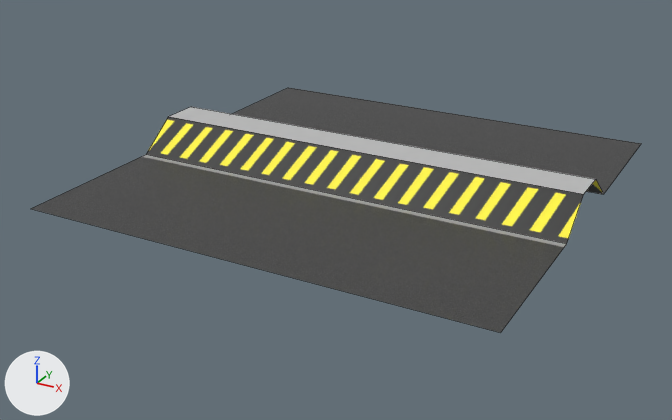
Before and after pictures for a commit that changed the Blender file Assets/BlenderModels/factory/assembly/assembly.blend.
Before and after are seen from a camera (50 mm lens) standing at (13.2, -25.83, 10.37) and looking at (-0.45, -1.02, -2.04). The axes (+X, +Y, +Z) are drawn at lower left. The lights are the same throughout. Mesh edges are drawn as thin lines.

The scene before the commit, as lines of its bpy script (objects in view):
```python
me_plane = bpy.data.meshes.new('Plane')
me_plane.from_pydata(...)  # 12 vertices, 5 faces; spans x -7.5..7.5, y -7.5..7.5, z -1.0..0.0
me_plane.materials.append(mat_assembly_png)  # picture img_assembly_png
# before: 0 (-7.5, -7.5, -1.0) at pixel (30, 208), 1 (7.5, -7.5, -1.0) at pixel (500, 332), 2 (-7.5, 7.5, -1.0) at pixel (288, 87), 3 (7.5, 7.5, -1.0) at pixel (641, 143), 4 (-7.5, 2.0, -1.0)
# before: 7 (-7.5, -2.0, -1.0) at pixel (146, 154), 8 (7.5, -2.0, -1.0) at pixel (566, 243), 11 (7.5, 2.0, -1.0) at pixel (603, 194)
ob_plane = bpy.data.objects.new('Plane', me_plane)
ob_plane.location = (0.0, 0.0, 0.0)
```
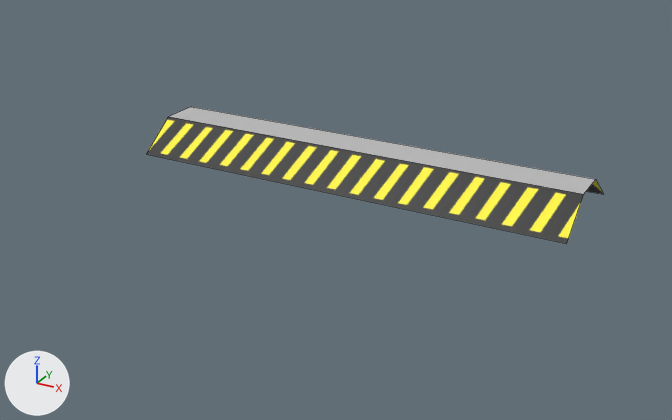
Where the newer file only moved an object's origin or applied its transform, the numbers keep the older frame.

Location of each change, [x1, y1, x2, y2] in pixels of the pictures (672 x 420 px):
```json
{"object": "Plane", "change": "reshaped", "before": [31, 88, 641, 333], "after": [146, 107, 603, 244], "on screen": "25% narrower, 44% shorter"}
{"part": 1, "of": "me_plane", "change": "deleted", "before": [31, 88, 641, 333]}
```

Edits to the scene script, one JSON object a line:
```json
{"block": "me_plane", "where": "# used by ob_plane; location = (0.0, 0.0, 0.0)"}
{"block": "me_plane", "where": "# verts and faces of me_plane; kept vertices keep their numbers, new ones are numbered from 12"}
{"op": "remove", "block": "me_plane", "code": "me_plane.from_pydata(...)  # 12 vertices, 5 faces; spans x -7.5..7.5, y -7.5..7.5, z -1.0..0.0"}
{"op": "add", "block": "me_plane", "code": "me_plane.from_pydata(...)  # 8 vertices, 3 faces; spans x -7.5..7.5, y -2.0..2.0, z -1.0..0.0"}
{"block": "me_plane", "change": "me_plane part 1"}
{"op": "add", "block": "me_plane", "code": "delete_vertices([*range(0, 4)])  # with the faces that use them"}
```
